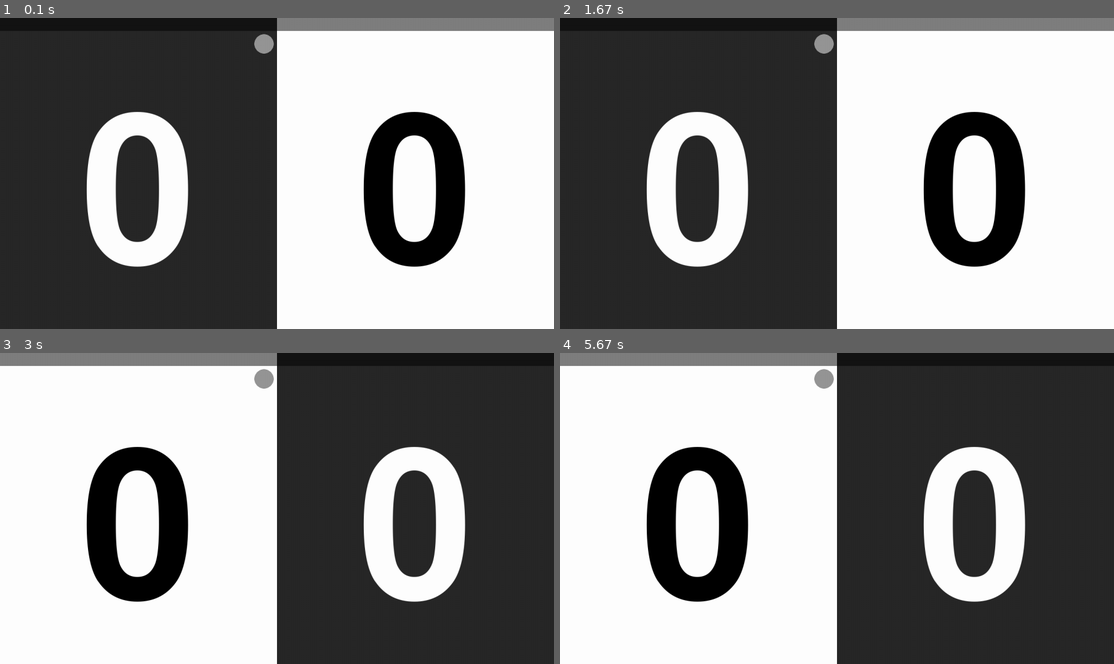
Above: before the commit, frames 1-4 (two rows, left to right).
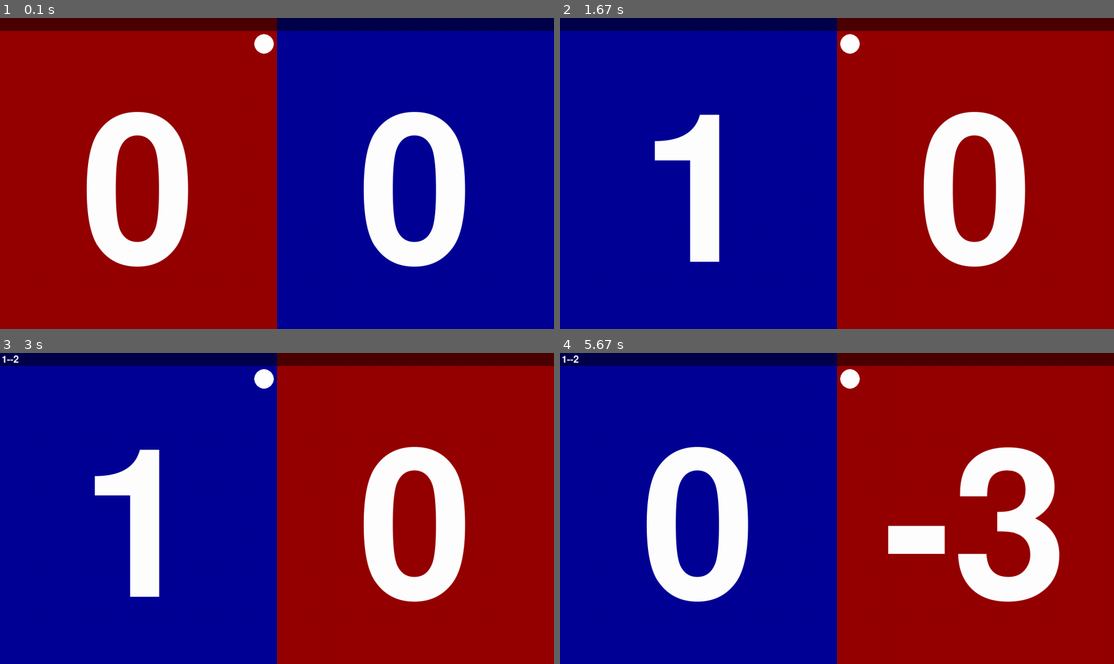
Above: after the commit, the same moments.

Repository: alvansga/my-py-game
Game: pygame game, started from Skorboard/win_main.py
Same seed, same stepped clock (60 frames per second), same inputs: the game is played once before the commit and once after it.
Inputs:
- Up to frame 1 (0.1 s): no input
- Up to frame 2 (1.67 s): hold Enter 0.33-0.8 s; hold W 0.33-0.8 s; tap T at 0.83 s; hold N 1.17-1.63 s; hold W 1.17-1.63 s
- Up to frame 3 (3 s): hold W 1.67-2.13 s; hold Up 1.67-2.13 s; tap K at 1.82, 2.32 s; hold S 2.17-2.47 s; hold Down 2.17-2.47 s; tap Space at 2.23, 2.9 s; tap Enter at 2.5 s; hold W from 2.83 s (still down); hold Up from 2.83 s (still down)
- Up to frame 4 (5.67 s): release W at 3.2 s; release Up at 3.2 s; hold S 3.23-3.6 s; hold Down 3.23-3.6 s; tap Space at 3.3, 3.7, 4.03, 4.37, 4.77, 5.17, 5.5 s; tap K at 3.38, 4.45, 5.58 s; hold W 3.63-3.93 s; hold Up 3.63-3.93 s; hold S 3.97-4.27 s; hold Down 3.97-4.27 s; hold W 4.3-4.67 s; hold Up 4.3-4.67 s; hold S 4.7-5.07 s; hold Down 4.7-5.07 s; hold W 5.1-5.4 s; hold Up 5.1-5.4 s; hold S from 5.43 s (still down); hold Down from 5.43 s (still down)

The runs differ from the first frame. In frame 1, 95% of the frame differs, in the area x 0-100%, y 0-100%; in frame 2, 99%; in frame 3, 93%; in frame 4, 98%.

Commit message:
usable for windows

Diff:
--- a/Skorboard/log.txt
+++ b/Skorboard/log.txt
@@ -3,3 +3,18 @@
 apt install python3-pygame python3-evdev
 
 there are problems when installing package from pip
+
+how to use:
+> activate nec on rc
+> export DISPLAY=":0"
+> run python main.py
+
+how to operate remote:
+> 1 = +1 left side
+> 3 = +1 right side
+> 7 = -1 left side
+> 9 = -1 right side
+
+> 5 = set match
+> 0 = toggle change court
+> prdown = reset score
--- a/Skorboard/win_main.py
+++ b/Skorboard/win_main.py
@@ -7,10 +7,10 @@
 CHGSERVAFTER = 2 # 2 or 5
 WIN_WIDTH = 1366
 WIN_HEIGTH = 768
-L_COLOR = [40,40,40]#[180,0,0]
-R_COLOR = [255,255,255]#[0,0,180]
+L_COLOR = [150,0,0]#[180,0,0]
+R_COLOR = [0,0,150]#[0,0,180]
 SKORLIST_COLOR = [255,255,255]#[0,0,180]
-CIRCLE_COLOR = [150,150,150]
+CIRCLE_COLOR = [255,255,255]
 # -------------
 
 IRKEY_EXIT = "0x804b"
@@ -52,7 +52,7 @@
     screen.blit(top,(0,0))
 
     font = pygame.font.Font('freesansbold.ttf', int(WIN_HEIGTH/1.5))
-    if sum(L_COLOR) < 150:
+    if sum(L_COLOR) < 180:
         txt_color = (255,255,255)
     else:
         txt_color = (0,0,0)
@@ -135,44 +135,44 @@
                 room.serv = 0
                 updateScreen(screen, room)
                 pass
-            elif (event.type == pygame.KEYDOWN and event.key == pygame.K_1):
+            elif (event.type == pygame.KEYDOWN and event.key == pygame.K_w):
                 # screen.fill((128,0,0))
                 room.skor[len(room.skor)-1][TEAM_LEFT] += 1
                 checkService(room)
                 updateScreen(screen, room)
                 pass
-            elif (event.type == pygame.KEYDOWN and event.key == pygame.K_3):
+            elif (event.type == pygame.KEYDOWN and event.key == pygame.K_i):
                 # screen.fill((128,0,0))
                 room.skor[len(room.skor)-1][TEAM_RIGHT] += 1
                 checkService(room)
                 updateScreen(screen, room)
                 pass
-            elif (event.type == pygame.KEYDOWN and event.key == pygame.K_7):
+            elif (event.type == pygame.KEYDOWN and event.key == pygame.K_s):
                 # screen.fill((128,0,0))
                 room.skor[len(room.skor)-1][TEAM_LEFT] -= 1
                 checkService(room)
                 updateScreen(screen, room)
                 pass
-            elif (event.type == pygame.KEYDOWN and event.key == pygame.K_9):
+            elif (event.type == pygame.KEYDOWN and event.key == pygame.K_k):
                 # screen.fill((128,0,0))
                 room.skor[len(room.skor)-1][TEAM_RIGHT] -= 1
                 checkService(room)
                 updateScreen(screen, room)
                 pass
-            elif (event.type == pygame.KEYDOWN and event.key == pygame.K_5):
+            elif (event.type == pygame.KEYDOWN and event.key == pygame.K_RETURN):
                 # screen.fill((128,0,0))
                 room.skor.append([0,0])
                 checkService(room)
                 updateScreen(screen, room)
                 print(room.skor)
                 pass
-            elif (event.type == pygame.KEYDOWN and event.key == pygame.K_r):
+            elif (event.type == pygame.KEYDOWN and event.key == pygame.K_n):
                 # screen.fill((128,0,0))
                 room.reset()
                 checkService(room)
                 updateScreen(screen, room)
                 pass
-            elif (event.type == pygame.KEYDOWN and event.key == pygame.K_s):
+            elif (event.type == pygame.KEYDOWN and event.key == pygame.K_t):
                 # screen.fill((128,0,0))
                 changeCourt(room)
                 updateScreen(screen, room)
Binary file added: Skorboard/Capture.PNG
